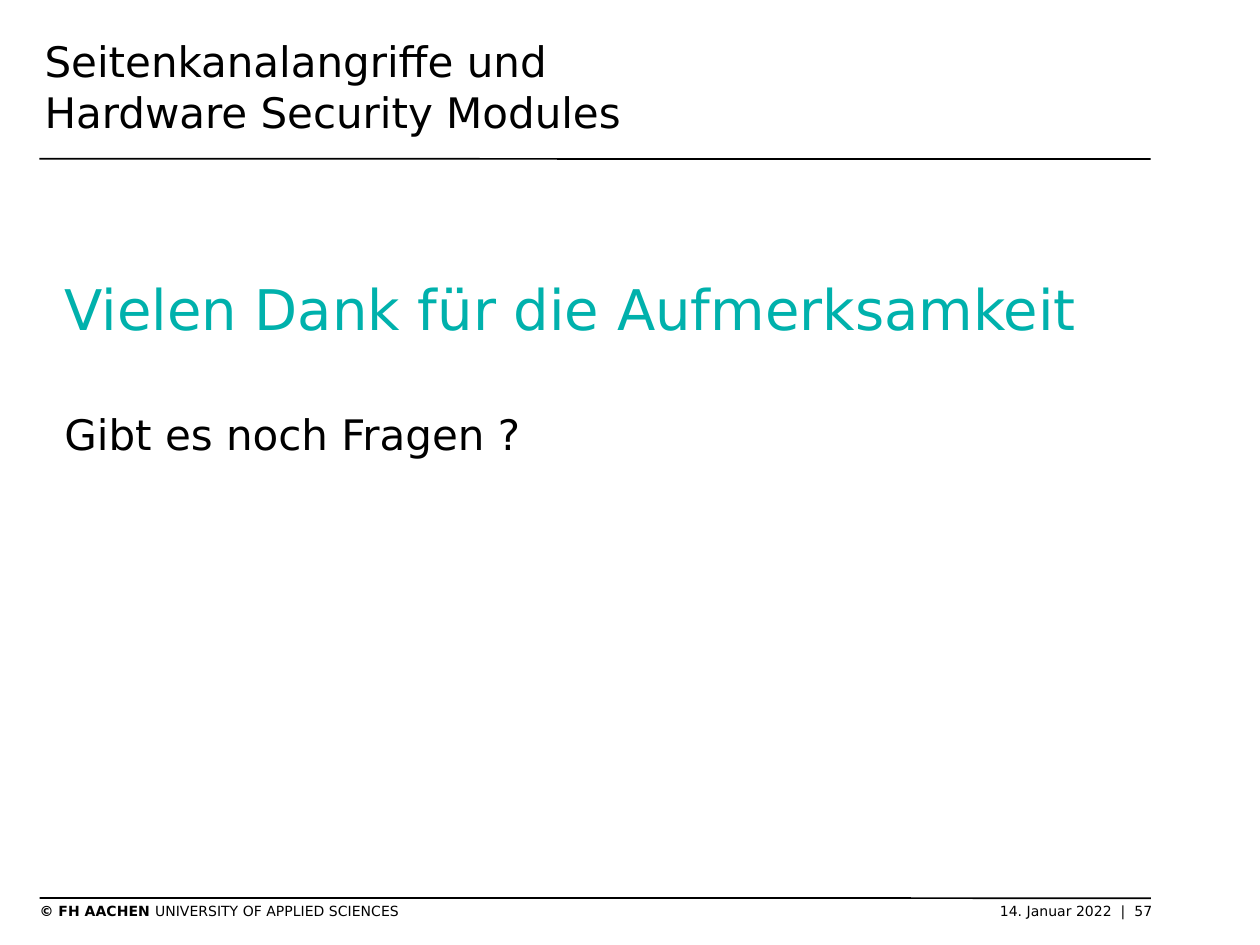
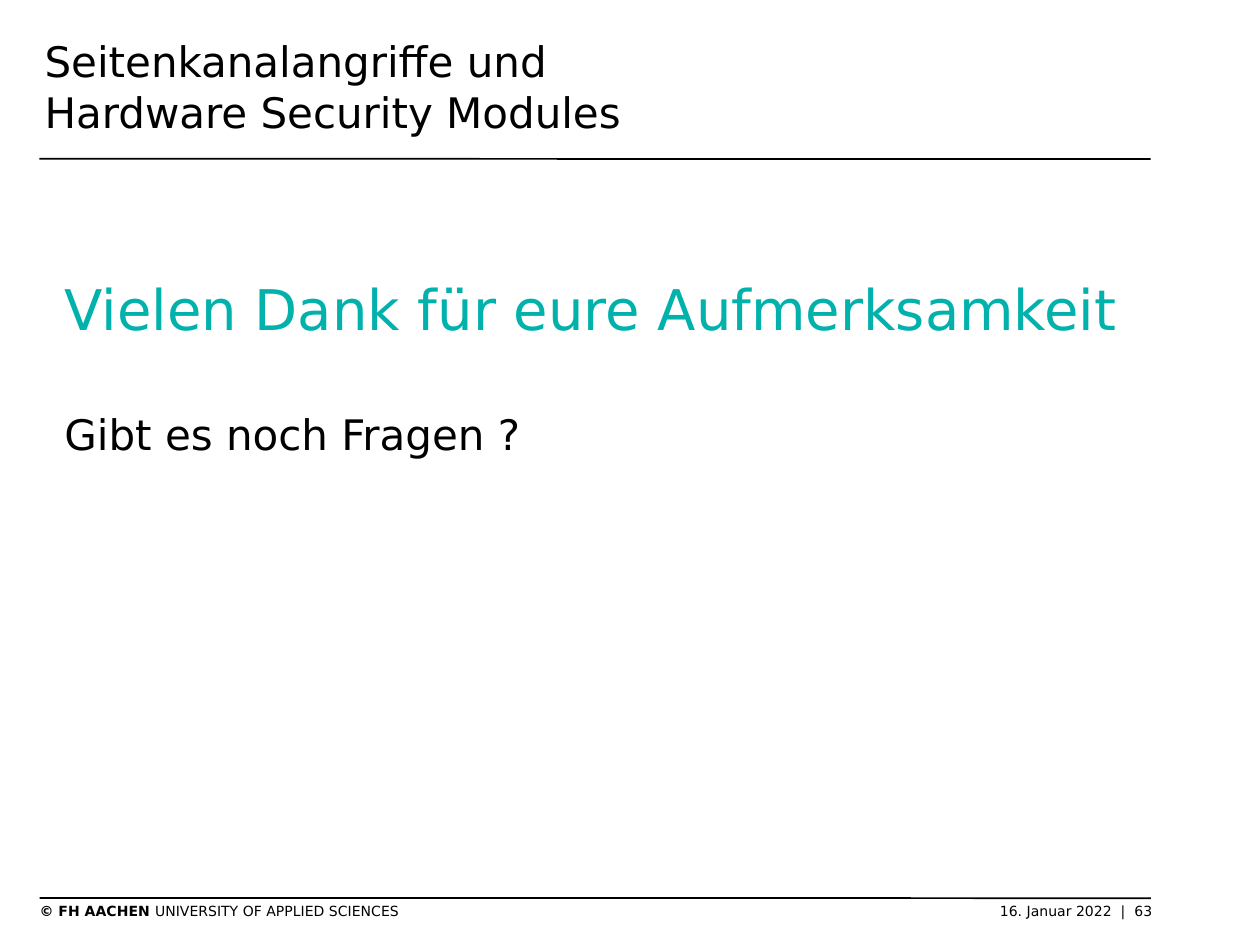
Before and after one commit to SchmickHub/Bachmann---Dahlhaus, a slide deck: slide 63 of Seitenkanal und HSM Folien.pptx (slide 57 before the commit). Drawn at 1260x945 pixels with LibreOffice and Linux fonts; fonts in the diff are those of the drawing; background and template pictures are left out. Boxes give left, top, right and bottom in pixels: in the first picture for what was removed or moved away, otherwise in the second. Text is boxed around its words. In the diff, an @@ line names an element or a change of style, - is before the commit and + after.

```diff
--- a/Seitenkanal und HSM Folien.pptx
+++ b/Seitenkanal und HSM Folien.pptx
@@ text at (64, 287, 1116, 331): text changed @@
-Vielen Dank für die Aufmerksamkeit
+Vielen Dank für eure Aufmerksamkeit
@@ text at (58, 905, 1152, 919): text changed @@
-© FH AACHEN UNIVERSITY OF APPLIED SCIENCES 14. Januar 2022 | 57
+© FH AACHEN UNIVERSITY OF APPLIED SCIENCES 16. Januar 2022 | 63
```
Also in this commit, not shown: 20 other slides changed, 8 slides added, 2 slides removed, 5 other files.
